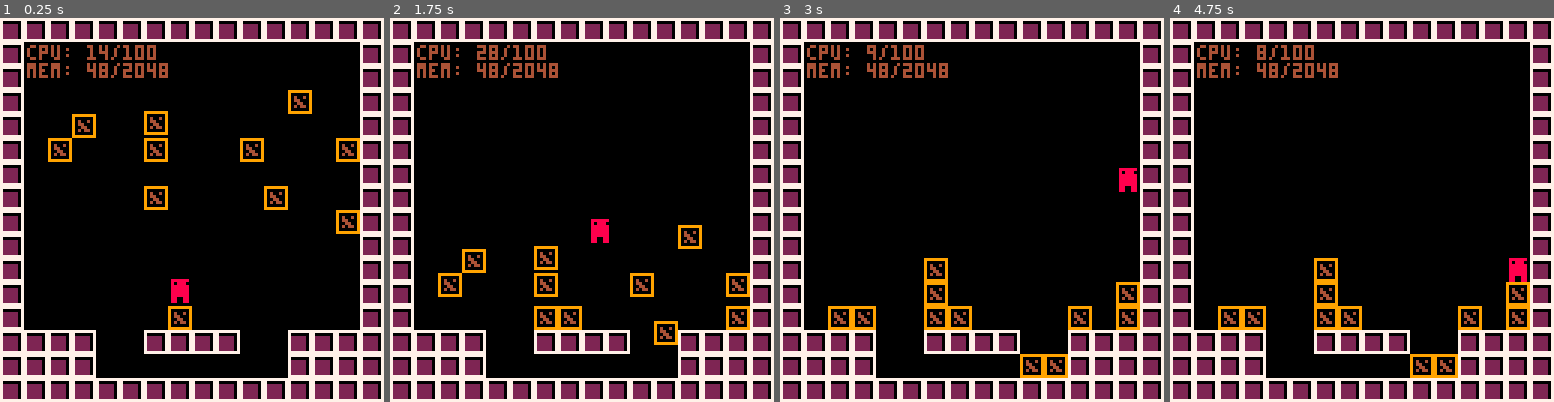
Above: before the commit, frames 1-4 (left to right).
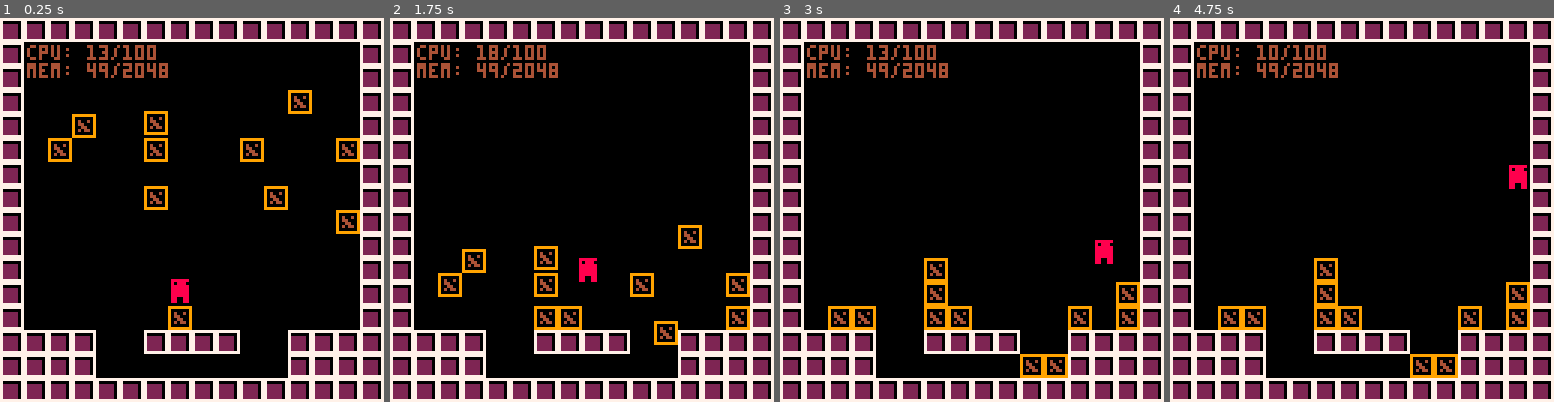
Above: after the commit, the same moments.

Repository: ExOK/Celeste2
Game: PICO-8 cartridge celeste2.p8
The game is run twice, just before and just after one commit, with the same random seed, the same clock (stepped at 60 frames per second) and the same inputs.
Inputs:
- Up to frame 1 (0.25 s): no input
- Up to frame 2 (1.75 s): tap X (X key) at 0.33, 1.07 s; tap O (Z key) at 0.7, 1.7 s; hold Right from 1.6 s (still down)
- Up to frame 3 (3 s): tap X (X key) at 1.85, 2.97 s; release Right at 2.1 s; tap O (Z key) at 2.1, 2.5, 2.9 s; hold Up 2.15-2.42 s; hold Right from 2.47 s (still down)
- Up to frame 4 (4.75 s): release Right at 3.03 s; hold Left 3.08-3.58 s; tap O (Z key) every 0.4 s from 3.3 to 4.5 s; hold Down 3.63-3.97 s; hold Right 4.02-4.68 s; tap X (X key) at 4.08 s; hold Up from 4.73 s (still down)

The runs differ from the first frame. In frame 1, less than 0.1% of the frame differs, in the area x 25-28%, y 7-16%; in frame 2, 0.6%; in frame 3, 0.8%; in frame 4, 0.8%, in the area x 22-93%, y 7-69%.

Commit message:
More player physics stuff

Diff:
--- a/celeste2.p8
+++ b/celeste2.p8
@@ -146,6 +146,14 @@
 	end
 end
 
+function approach(x, target, max_delta)
+	if (x < target) then
+		return min(x + max_delta, target)
+	else
+		return max(x - max_delta, target)
+	end
+end
+
 __gfx__
 00000000777777770888888099999999000000000000000000000000000000000000000000000000000000000000000000000000000000000000000000000000
 00000000700000070808880090000009000000000000000000000000000000000000000000000000000000000000000000000000000000000000000000000000
--- a/object.lua
+++ b/object.lua
@@ -21,15 +21,9 @@
 object.actor = true
 
 object.move_x = function(self, x)
-	local mx = 0;
-	self.remainder_x += x;
-	if (self.remainder_x < 0) then
-		mx = flr(self.remainder_x - 0.5)
-	else
-		mx = flr(self.remainder_x + 0.5)
-	end
-
-	self.remainder_x -= mx;
+	self.remainder_x += x
+	local mx = flr(self.remainder_x + 0.5)
+	self.remainder_x -= mx
 
 	local total = mx
 	local mxs = sign(mx)
@@ -46,15 +40,9 @@
 end
 
 object.move_y = function(self, y)
-	local my = 0;
-	self.remainder_y += y;
-	if (self.remainder_y < 0) then
-		my = flr(self.remainder_y - 0.5)
-	else
-		my = flr(self.remainder_y + 0.5)
-	end
-
-	self.remainder_y -= my;
+	self.remainder_y += y
+	local my = flr(self.remainder_y + 0.5)
+	self.remainder_y -= my
 
 	local total = my
 	local mys = sign(my)
--- a/player.lua
+++ b/player.lua
@@ -1,6 +1,7 @@
 player = {}
 player.tile = 2
 player.base = object
+player.jump_grace = 0
 
 player.state = 0
 
@@ -11,18 +12,34 @@
 player.update = function(self)
 
 	local on_ground = self:check_solid(0, 1)
-
-	-- gravity
-	if (not on_ground) then
-		self.speed_y = min(self.speed_y + 10, 20)
+	if (on_ground) then
+		self.jump_grace = 4
+	elseif (self.jump_grace > 0) then
+		self.jump_grace -= 1
 	end
 
-	-- running
-	self.speed_x += input_x
+	if (self.state == 0) then
+		-- normal state
 
-	-- jumping
-	if (on_ground and input_jump_pressed) then
-		self.speed_y = -20
+		-- gravity
+		if (not on_ground) then
+			self.speed_y = min(self.speed_y + 0.8, 6)
+		end
+
+		-- running
+		if (on_ground) then
+			self.speed_x = approach(self.speed_x, input_x * 2, 0.6)
+		elseif (input_x != 0) then
+			self.speed_x = approach(self.speed_x, input_x * 2, 0.3)
+		else
+			self.speed_x = approach(self.speed_x, 0, 0.1)
+		end
+
+		-- jumping
+		if (self.jump_grace > 0 and input_jump_pressed) then
+			self.speed_y = -8
+			self.jump_grace = 0
+		end
 	end
 
 	-- apply
